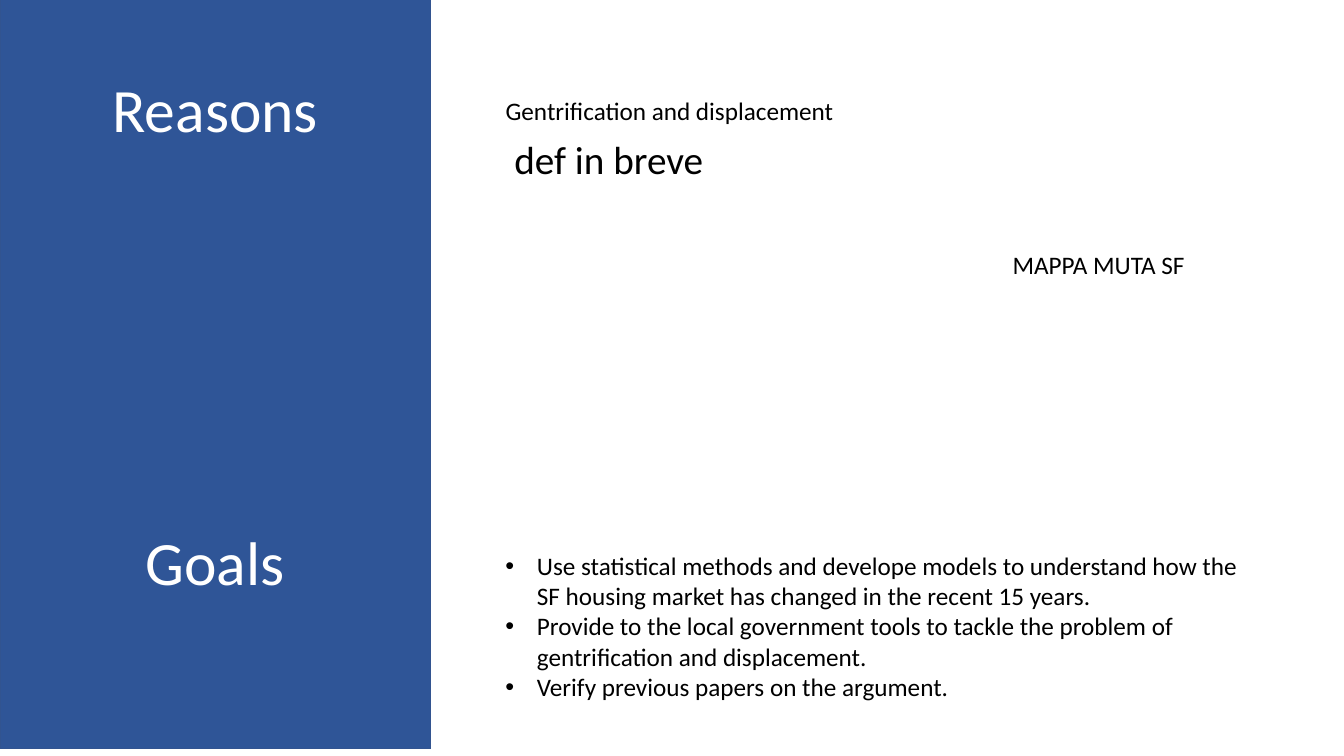
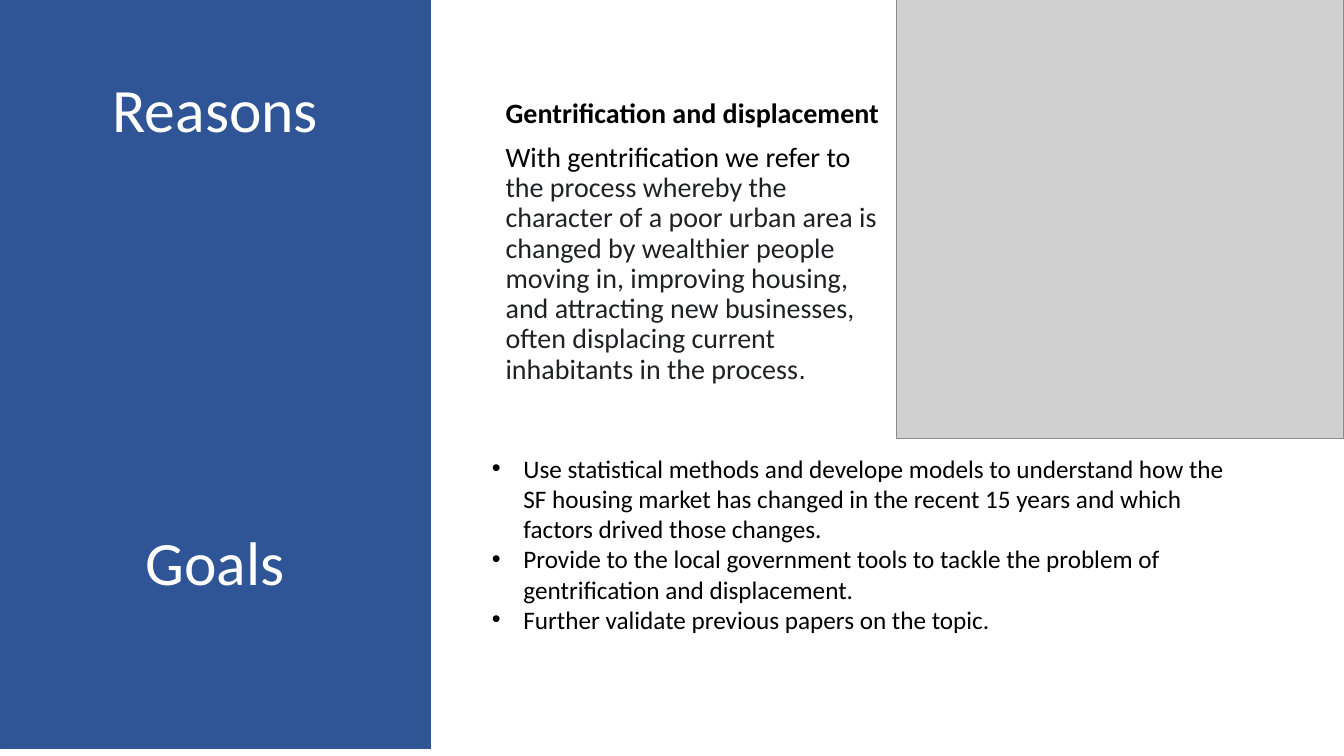
Before and after one commit to pietrobogani/SF-houses, a slide deck: slide 2 of Seconda Presentazione.pptx. Drawn at 1344x756 pixels with LibreOffice and Linux fonts; fonts in the diff are those of the drawing; grey boxes stand for pictures. Boxes give left, top, right and bottom in pixels: in the first picture for what was removed or moved away, otherwise in the second. Text is boxed around its words. In the diff, an @@ line names an element or a change of style, - is before the commit and + after.

```diff
--- a/Seconda Presentazione.pptx
+++ b/Seconda Presentazione.pptx
@@ picture added at [897, 0, 1344, 439] @@
@@ text at [506, 103, 879, 128]: size 18 to 20 pt, bold on in "Gentrification and displacement" @@
@@ text at [506, 147, 876, 384]: text changed; size 28 to 20 pt; text colour #000000 to #202124 @@
-def in breve
+With gentrification we refer to the process whereby the character of a poor urban area is changed by wealthier people moving in, improving housing, and attracting new businesses, often displacing current inhabitants in the process.
@@ text removed at [1013, 257, 1184, 275] @@
-MAPPA MUTA SF
@@ text "Use statistical methods and develope ...": place and size @@
-text "Use statistical methods and develope ..." at [537, 557, 1236, 701]
+text "Use statistical methods and develope ..." at [523, 460, 1223, 633]
@@ text at [523, 460, 1223, 543]: text changed @@
-• Use statistical methods and develope models to understand how the SF housing market has changed in the recent 15 years.
+• Use statistical methods and develope models to understand how the SF housing market has changed in the recent 15 years and which factors drived those changes.
@@ text at [523, 611, 989, 633]: text changed @@
-• Verify previous papers on the argument.
+• Further validate previous papers on the topic.
```
Also in this commit, not shown: 5 other slides changed, 3 other files.
